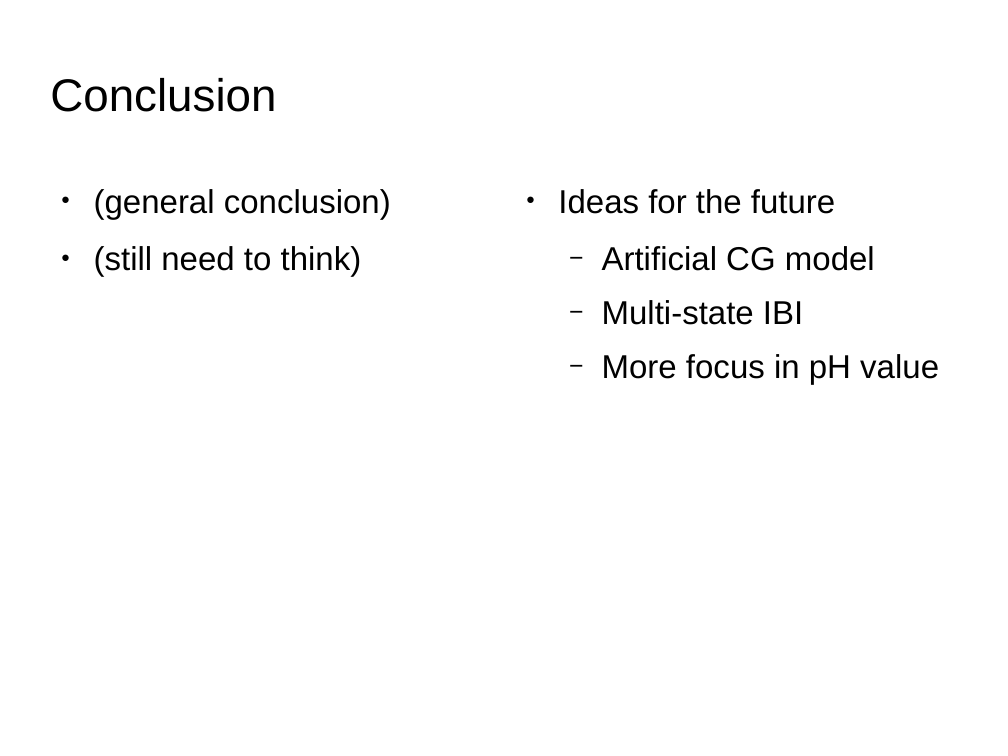
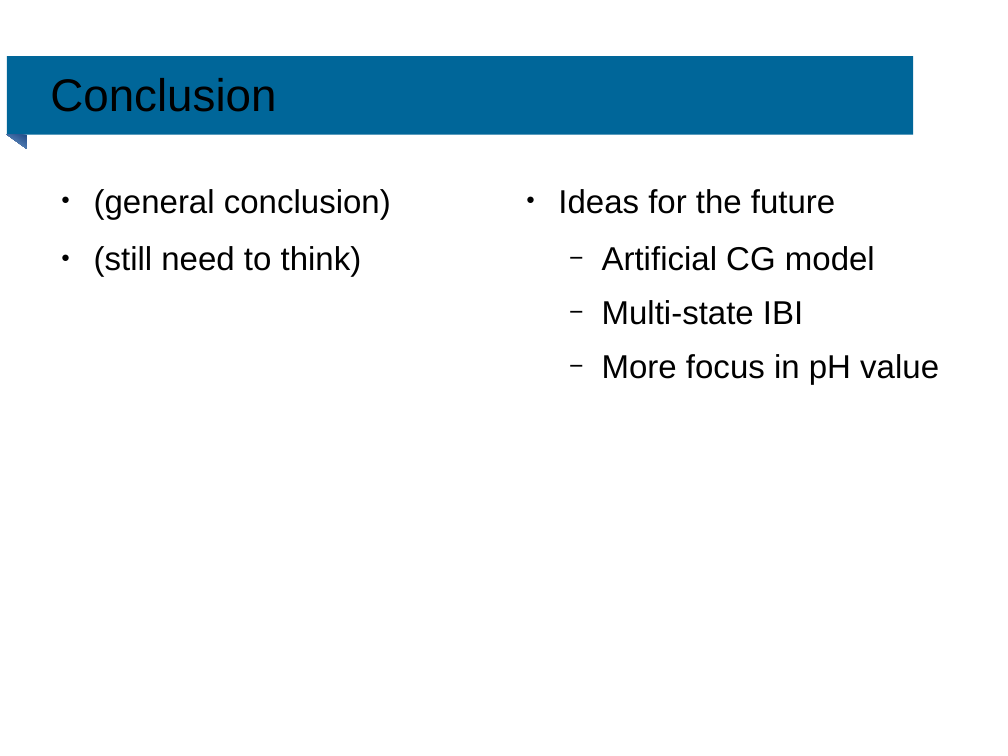
Before and after one commit to acnz/summer-prj, a slide deck: slide 10 of Slides.odp (slide 11 before the commit). Drawn at 1008x756 pixels with LibreOffice and Linux fonts; fonts in the diff are those of the drawing; background and template pictures are left out. Boxes give left, top, right and bottom in pixels: in the first picture for what was removed or moved away, otherwise in the second. Text is boxed around its words. In the diff, an @@ line names an element or a change of style, - is before the commit and + after.

```diff
--- a/Slides.odp
+++ b/Slides.odp
@@ rectangle added at (6, 56, 913, 134), fill #006699 @@
@@ right triangle added at (6, 134, 27, 149), fill gradient #204A87 to #729FCF @@
```
Also in this commit, not shown: 9 other slides changed, 1 slide removed.
